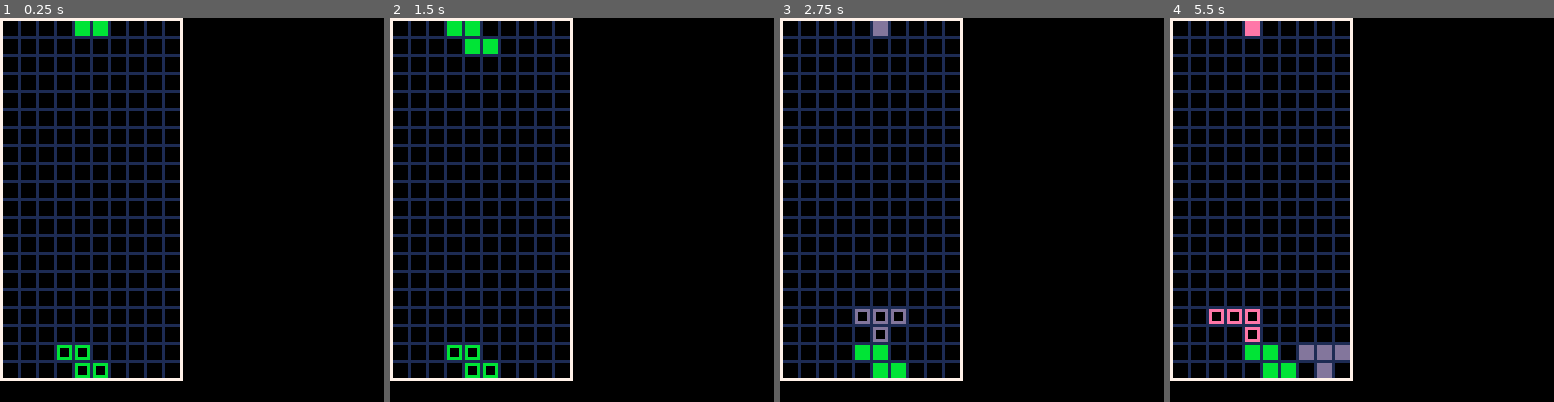
Above: before the commit, frames 1-4 (left to right).
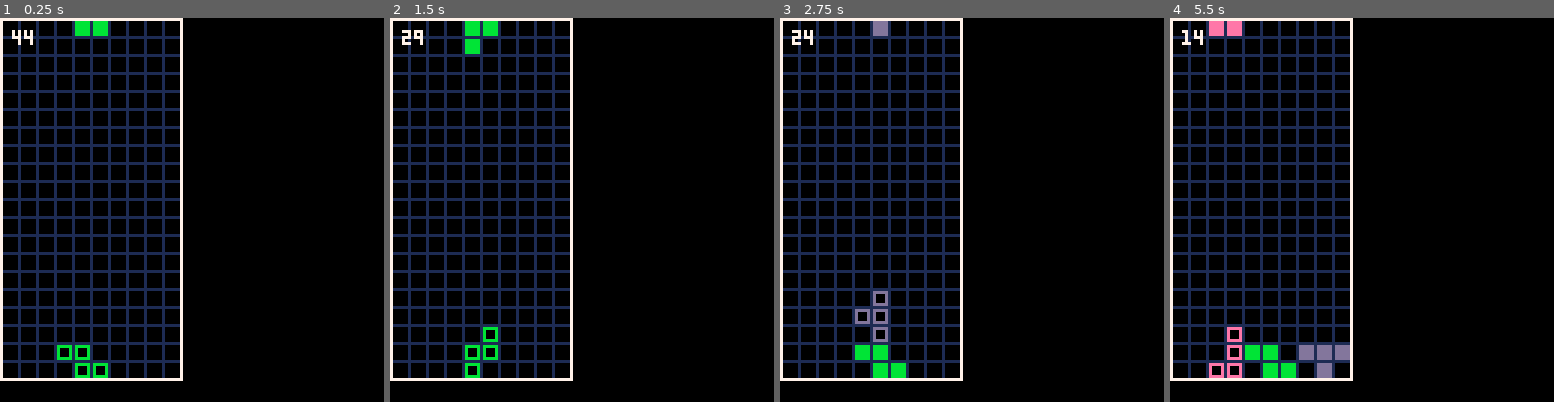
Above: after the commit, the same moments.

Repository: tesselode/tera
Game: PICO-8 cartridge tris.p8
The game is run twice, just before and just after one commit, with the same random seed, the same clock (stepped at 60 frames per second) and the same inputs.
Inputs:
- Up to frame 1 (0.25 s): no input
- Up to frame 2 (1.5 s): tap X (X key) at 0.33, 1.07 s; tap O (Z key) at 0.7 s
- Up to frame 3 (2.75 s): hold Right 1.6-2.1 s; tap O (Z key) at 1.7, 2.1, 2.5 s; tap X (X key) at 1.85 s; hold Up 2.15-2.42 s; hold Right from 2.47 s (still down)
- Up to frame 4 (5.5 s): tap O (Z key) every 0.4 s from 2.9 to 5.3 s; tap X (X key) at 2.97, 4.08, 5.2 s; release Right at 3.03 s; hold Left 3.08-3.58 s; hold Down 3.63-3.97 s; hold Right 4.02-4.68 s; hold Up 4.73-5.03 s; hold Left from 5.08 s (still down)

The runs differ from the first frame. In frame 1, 0.1% of the frame differs, in the area x 3-9%, y 3-8%; in frame 2, 1.0%; in frame 3, 0.3%; in frame 4, 1.3%, in the area x 3-24%, y 0-94%.

Commit message:
rotation

Diff:
--- a/tris.p8
+++ b/tris.p8
@@ -358,6 +358,11 @@
 	return y
 end
 
+function state.game:soft_drop()
+	self:apply_gravity()
+	self.gravity_timer = self:get_gravity_interval()
+end
+
 function state.game:hard_drop()
 	self.current_tetromino.y = self:get_hard_drop_y()
 	self:place_current_tetromino()
@@ -372,25 +377,45 @@
 	end
 end
 
-function state.game:shift_left()
-	local c = self.current_tetromino
-	if self:can_tetromino_fit(c.shape, c.x - 1, c.y, c.orientation) then
-		c.x -= 1
-	end
-end
-
-function state.game:shift_right()
-	local c = self.current_tetromino
-	if self:can_tetromino_fit(c.shape, c.x + 1, c.y, c.orientation) then
-		c.x += 1
-	end
+function state.game:shift(dir)
+	local c = self.current_tetromino
+	if self:can_tetromino_fit(c.shape, c.x + dir, c.y, c.orientation) then
+		c.x += dir
+	end
+end
+
+function state.game:rotate(ccw)
+	local c = self.current_tetromino
+	if c.shape == 'o' then return false end -- o pieces can't rotate
+	local dir = ccw and 'ccw' or 'cw'
+	local new_orientation = c.orientation
+	if ccw then
+		new_orientation -= 1
+		if new_orientation < 1 then new_orientation = 4 end
+	else
+		new_orientation += 1
+		if new_orientation > 4 then new_orientation = 1 end
+	end
+	local tests = tetrominoes[c.shape].kick[new_orientation][dir]
+	for test in all(tests) do
+		local dx, dy = test[1], test[2]
+		if self:can_tetromino_fit(c.shape, c.x + dx, c.y + dy, new_orientation) then
+			c.x += dx
+			c.y += dy
+			c.orientation = new_orientation
+			return true
+		end
+	end
+	return false
 end
 
 function state.game:update()
-	if btnp(0) then self:shift_left() end
-	if btnp(1) then self:shift_right() end
+	if btnp(0) then self:shift(-1) end
+	if btnp(1) then self:shift(1) end
 	if btnp(2) then self:hard_drop() end
-	if btnp(3) then self:apply_gravity() end
+	if btnp(3) then self:soft_drop() end
+	if btnp(4) then self:rotate(true) end
+	if btnp(5) then self:rotate() end
 	self:update_gravity()
 end
 
@@ -450,6 +475,7 @@
 	self:draw_current_tetromino()
 	self:draw_current_tetromino(true)
 	self:draw_board_grid()
+	print(self.gravity_timer, 4, 4, 7)
 end
 
 -->8
